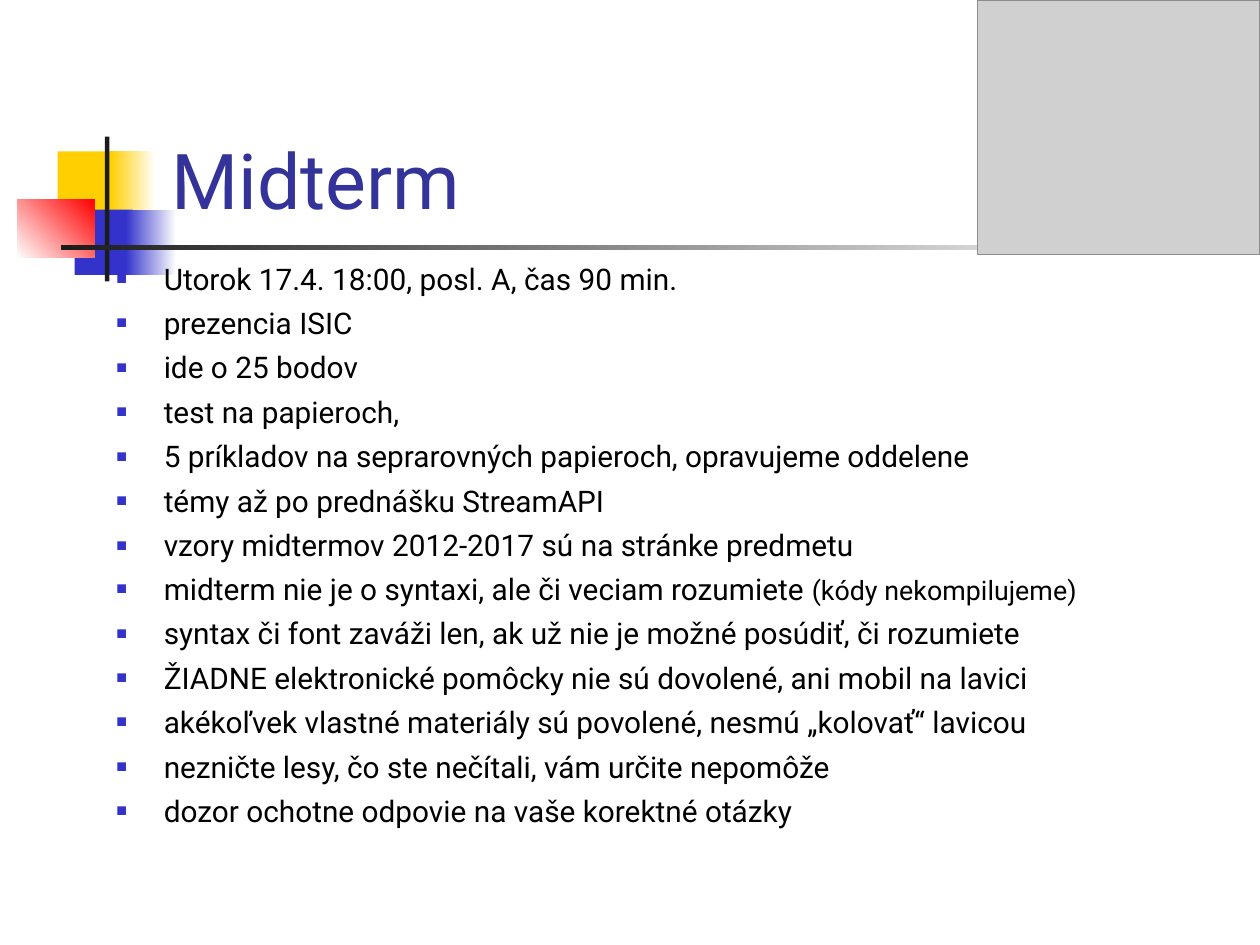
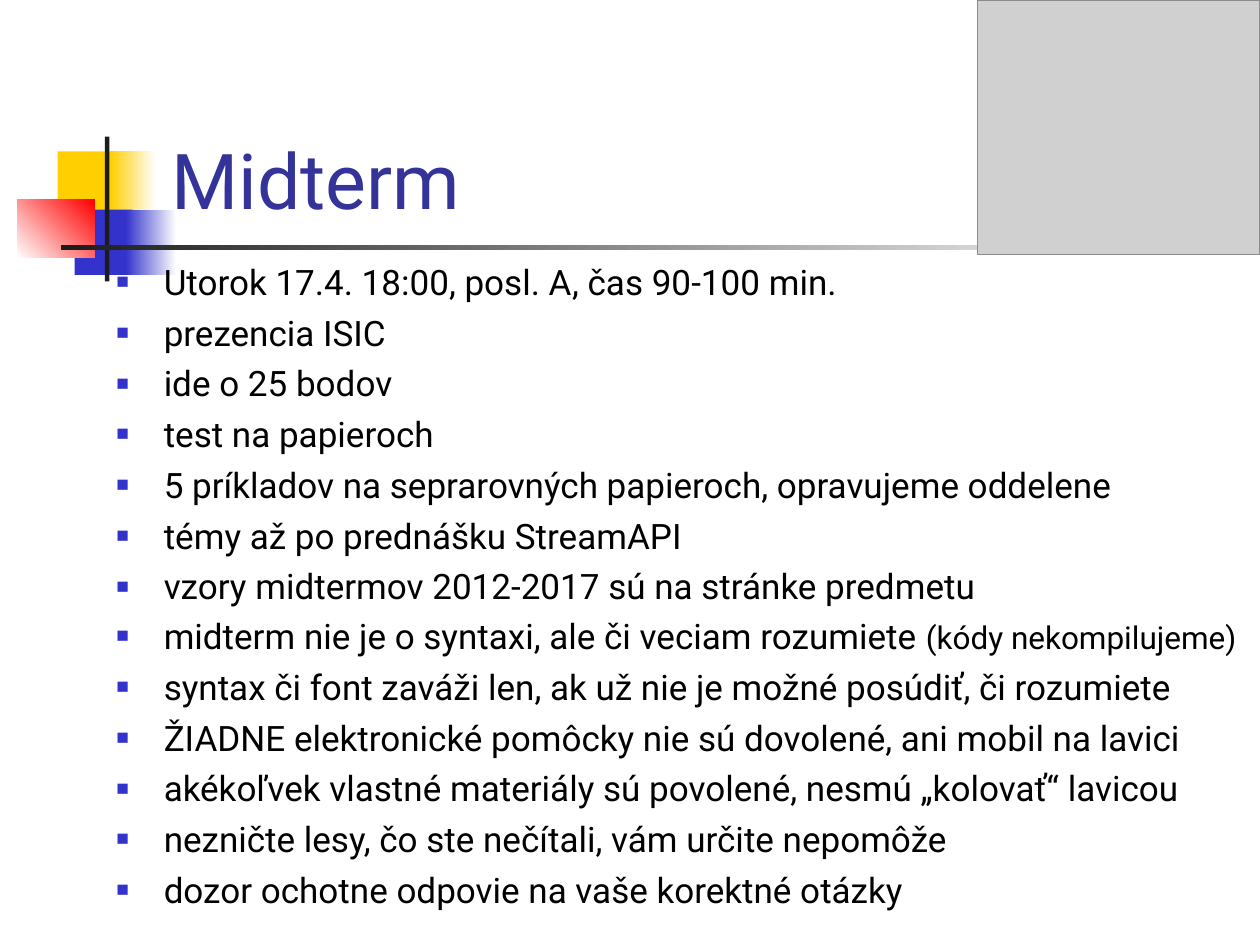
Before and after one commit to Programovanie4/Prednasky, a slide deck: slide 1 of 07/07_java_intro.ppt. Drawn at 1260x945 pixels with LibreOffice and Linux fonts; fonts in the diff are those of the drawing; grey boxes stand for pictures. Boxes give left, top, right and bottom in pixels: in the first picture for what was removed or moved away, otherwise in the second. Text is boxed around its words. In the diff, an @@ line names an element or a change of style, - is before the commit and + after.

```diff
--- a/07/07_java_intro.ppt
+++ b/07/07_java_intro.ppt
@@ text at (164, 263, 837, 302): text changed; size 17 to 20 pt @@
-■ Utorok 17.4. 18:00, posl. A, čas 90 min.
+■ Utorok 17.4. 18:00, posl. A, čas 90-100 min.
@@ text at (164, 320, 1236, 911): size 17 to 20 pt in "prezencia ISIC", "ide o 25 bodov", "5 príkladov na seprarovných papieroch, opravujeme oddelene", "témy až po prednášku StreamAPI" and 7 more places; size 15.3 to 18 pt in "(kódy nekompilujeme)" @@
@@ text at (164, 420, 434, 454): text changed; size 17 to 20 pt @@
-■ test na papieroch,
+■ test na papieroch
```
Also in this commit, not shown: 1 other slide changed, 1 slide added, 1 slide removed, 3 other files.
